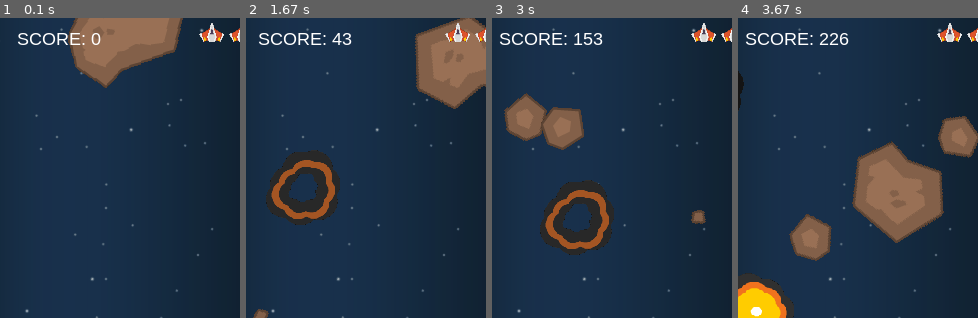
Above: before the commit, frames 1-4 (left to right).
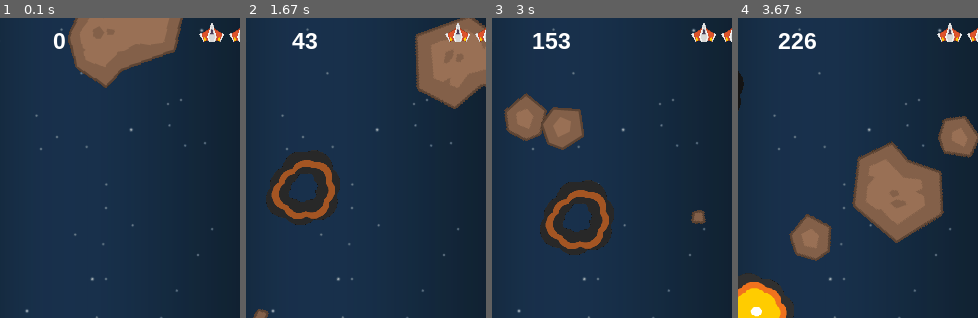
Above: after the commit, the same moments.

Repository: antonustimov/learn
Game: pygame game, started from pytho_game/game_engine.py
Same seed, same stepped clock (60 frames per second), same inputs: the game is played once before the commit and once after it.
Inputs:
- Up to frame 1 (0.1 s): no input
- Up to frame 2 (1.67 s): tap Space at 0.33, 0.73, 1.03, 1.23, 1.53 s; hold Right 0.67-1.13 s; hold Right 1.17-1.63 s
- Up to frame 3 (3 s): hold Left 1.67-2.2 s; tap Space at 1.73, 2.03, 2.3, 2.6, 2.73 s; hold Left 2.23-2.63 s; hold Right from 2.67 s (still down)
- Up to frame 4 (3.67 s): tap Space at 3.03, 3.4 s; release Right at 3.3 s; hold Left from 3.33 s (still down)
The pictures show only the part of the screen within x 38-88%, y 0-50%; the shares and areas given below are measured in that part.

The runs differ from the first frame. In frame 1, 0.7% of the frame differs, in the area x 7-43%, y 5-11%; in frame 2, 0.9%; in frame 3, 1.1%, in the area x 3-47%, y 5-11%; in frame 4, 1.1%.

Commit message:
game var_4 - powerups works correctly.

Diff:
--- a/pytho_game/game_engine.py
+++ b/pytho_game/game_engine.py
@@ -11,6 +11,7 @@
 RED = (255, 0, 0)
 GREEN = (0, 255, 0)
 BLUE = (0, 0, 255)
+POWERUP_TIME = 5000
 
 pygame.init()
 pygame.mixer.init()
@@ -18,7 +19,7 @@
 pygame.display.set_caption("My Game")
 clock = pygame.time.Clock()
 
-font_name = pygame.font.match_font('arial')
+font_name = pygame.font.match_font('arial', True)
 
 def draw_text(surf, text, size, x, y):
     font = pygame.font.Font(font_name, size)
@@ -69,12 +70,17 @@
         self.lives = 3
         self.hidden = False
         self.hide_timer = pygame.time.get_ticks()
+        self.power = 1
+        self.powerup_time = pygame.time.get_ticks()
 
     def update(self):
         if self.hidden and pygame.time.get_ticks() - self.hide_timer > 1000:
             self.hidden = False
             self.rect.centerx = WIDTH / 2
             self.rect.bottom = HEIGHT - 10
+        if self.power == 2 and pygame.time.get_ticks() - self.powerup_time > POWERUP_TIME:
+            self.power = 1
+            self.powerup_time = pygame.time.get_ticks()
 
         self.speedx = 0
         keystate = pygame.key.get_pressed()
@@ -96,10 +102,26 @@
         now = pygame.time.get_ticks()
         if now - self.last_shot > self.shoot_delay:
             self.last_shot = now
-            bullet = Bullet(self.rect.centerx, self.rect.top)
-            all_sprites.add(bullet)
-            bullets.add(bullet)
-            shoot_sound.play()
+            if self.power == 1:
+                bullet = Bullet(self.rect.centerx, self.rect.top)
+                all_sprites.add(bullet)
+                bullets.add(bullet)
+                shoot_sound.play()
+            elif self.power == 2:
+                bullet = Bullet(self.rect.centerx, self.rect.top)
+                bullet1 = Bullet(self.rect.left, self.rect.bottom)
+                bullet2 = Bullet(self.rect.right, self.rect.bottom)
+                all_sprites.add(bullet)
+                all_sprites.add(bullet1)
+                all_sprites.add(bullet2)
+                bullets.add(bullet)
+                bullets.add(bullet1)
+                bullets.add(bullet2)
+                shoot_sound.play()
+
+    def powerup(self):
+        self.power = 2
+        self.powerup_time = pygame.time.get_ticks()
 
     def hide(self):
         self.hidden = True
@@ -315,14 +337,14 @@
             if player.shield >= 100:
                 player.shield = 100
         if hit.type == 'gun':
-            pass
+            player.powerup()
 
 
     # отрисовка
     screen.fill(BLACK)
     screen.blit(background, background_rect)
     all_sprites.draw(screen)
-    draw_text(screen, "SCORE: " + str(score), 18, WIDTH / 2, 10)
+    draw_text(screen, str(score), 23, WIDTH / 2, 10)
     draw_shield_bar(screen, 5, 5, player.shield)
     draw_lives(screen, WIDTH - 100, 5, player.lives, player_mini_img)
 
